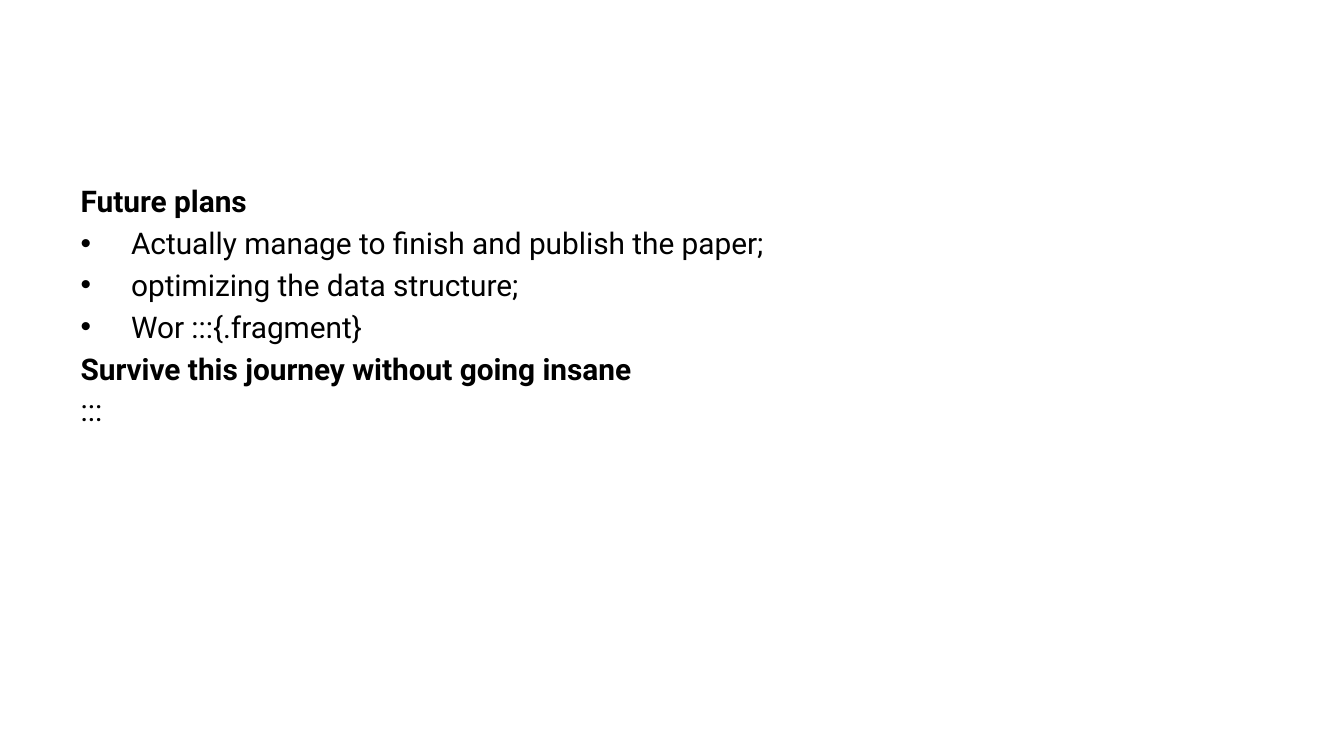
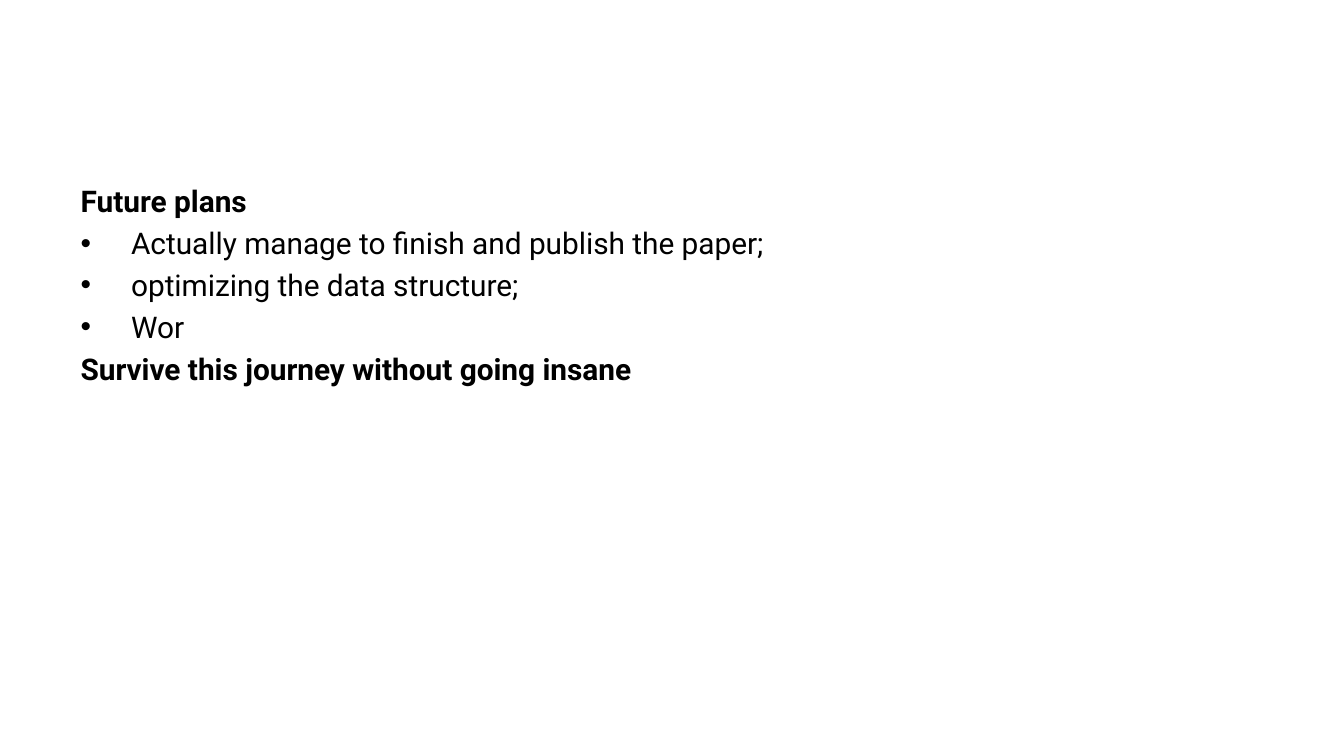
Before and after one commit to ManuelePasini/slides-markdown, a slide deck: slide 3 of ioanninaSlides.pptx. Drawn at 1344x756 pixels with LibreOffice and Linux fonts; fonts in the diff are those of the drawing. Boxes give left, top, right and bottom in pixels: in the first picture for what was removed or moved away, otherwise in the second. Text is boxed around its words. In the diff, an @@ line names an element or a change of style, - is before the commit and + after.

```diff
--- a/ioanninaSlides.pptx
+++ b/ioanninaSlides.pptx
@@ text at (x1=81, y1=189, x2=764, y2=387): paragraph removed @@
-:::
@@ text at (x1=131, y1=316, x2=184, y2=339): text changed @@
-• Wor :::{.fragment}
+• Wor
```
Also in this commit, not shown: 1 other slide changed, 4 other files.
